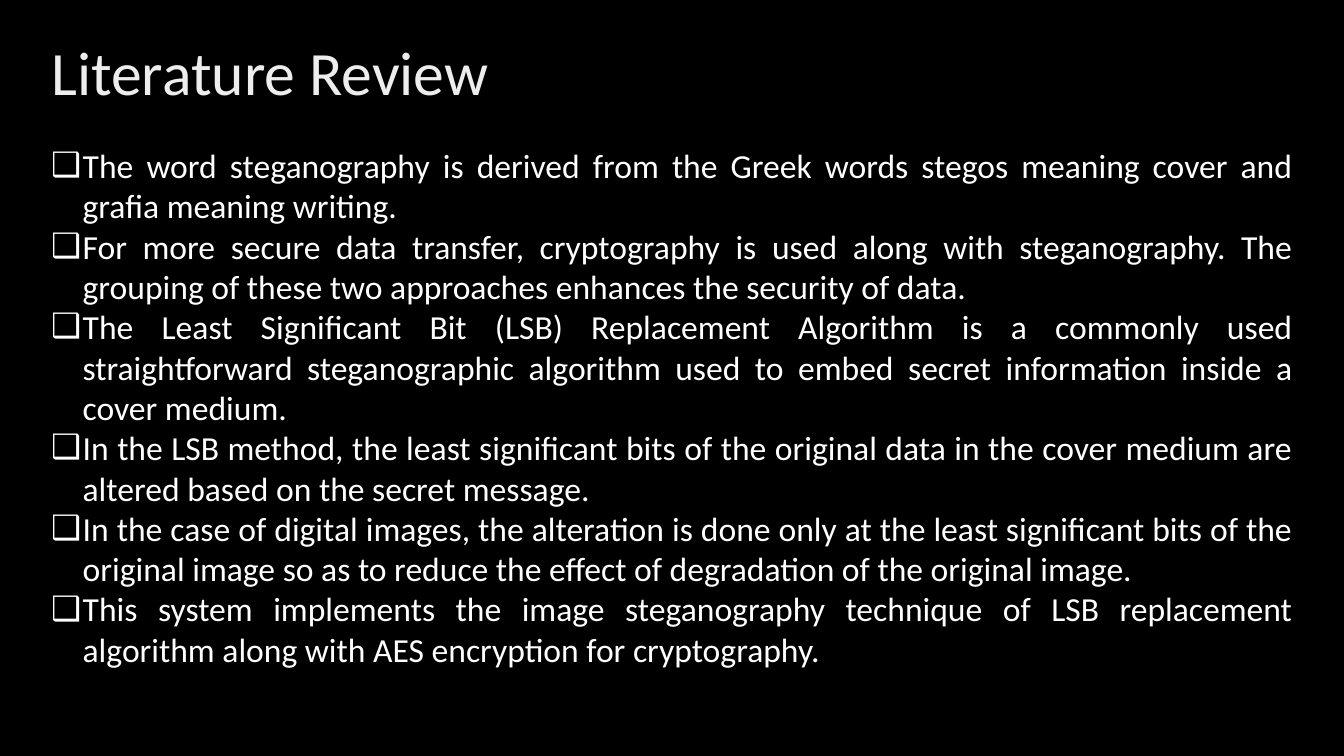
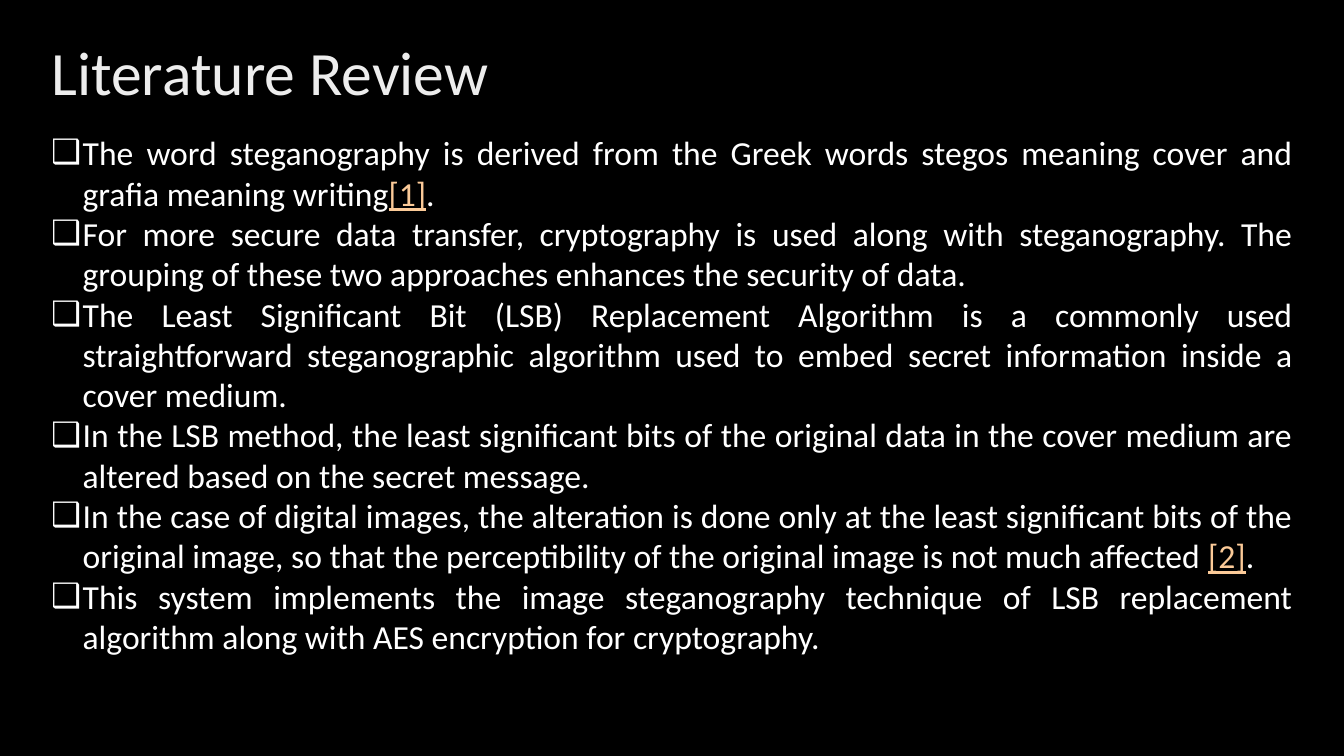
Before and after one commit to SupriyaAmatya/ImageSteganography, a slide deck: slide 8 of Documentation/final.pptx (slide 7 before the commit). Drawn at 1344x756 pixels with LibreOffice and Linux fonts; fonts in the diff are those of the drawing; background and template pictures are left out. Boxes give left, top, right and bottom in pixels: in the first picture for what was removed or moved away, otherwise in the second. Text is boxed around its words. In the diff, an @@ line names an element or a change of style, - is before the commit and + after.

```diff
--- a/Documentation/final.pptx
+++ b/Documentation/final.pptx
@@ text "The word steganography is derived ...": place and size @@
-text "The word steganography is derived ..." at bbox=[83, 154, 1292, 668]
+text "The word steganography is derived ..." at bbox=[83, 141, 1292, 655]
@@ text at bbox=[83, 141, 1292, 212]: text changed @@
-❑ The word steganography is derived from the Greek words stegos meaning cover and grafia meaning writing.
+❑ The word steganography is derived from the Greek words stegos meaning cover and grafia meaning writing[1].
@@ text at bbox=[83, 504, 1292, 574]: text changed @@
-❑ In the case of digital images, the alteration is done only at the least significant bits of the original image so as to reduce the effect of degradation of the original image.
+❑ In the case of digital images, the alteration is done only at the least significant bits of the original image, so that the perceptibility of the original image is not much affected [2].
```
Also in this commit, not shown: 5 other slides changed, 3 slides added, 6 other files.
